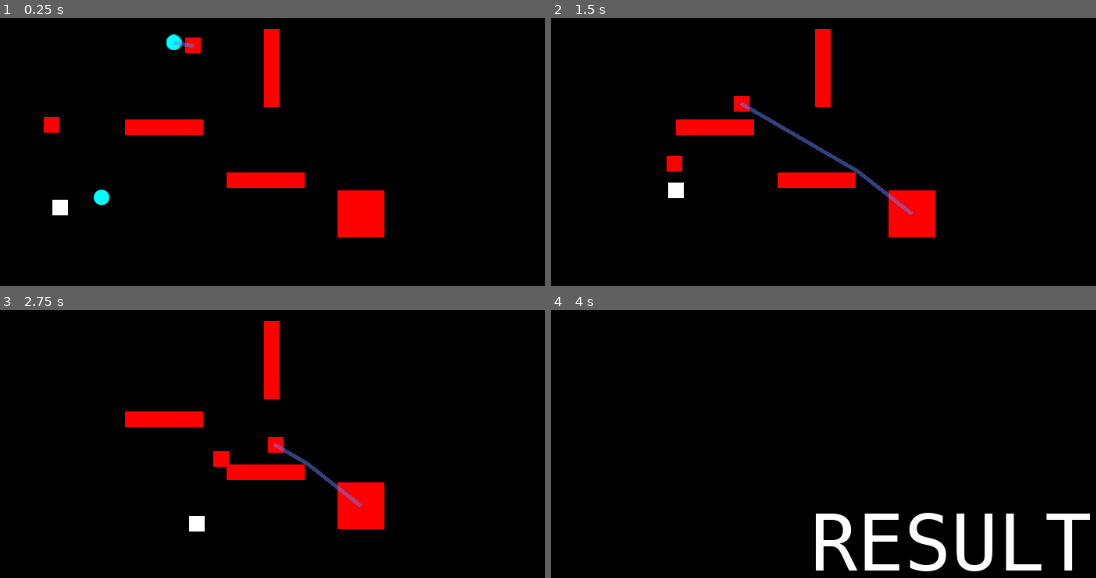
Above: before the commit, frames 1-4 (two rows, left to right).
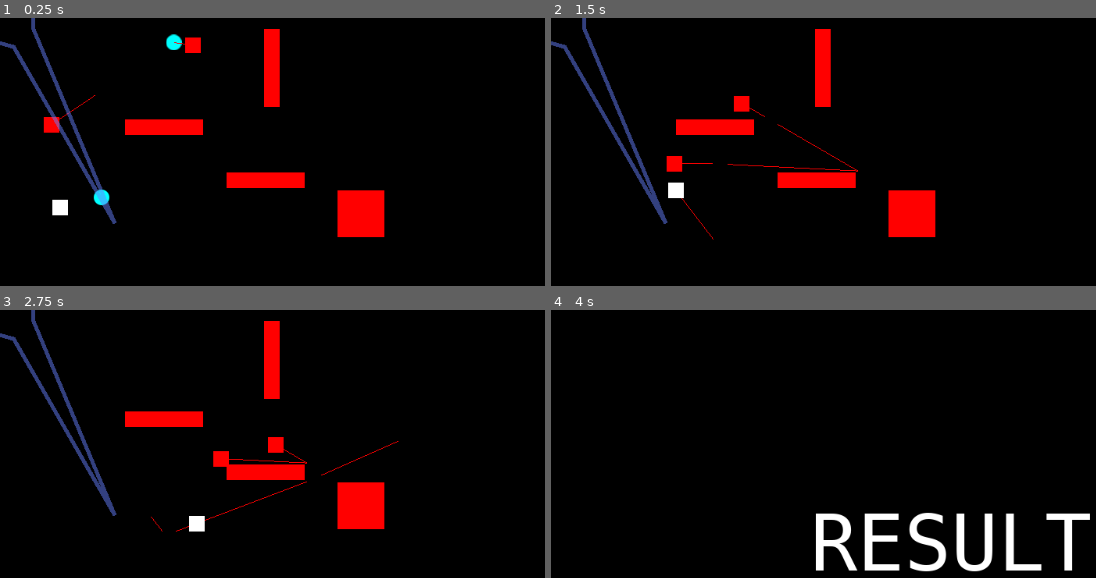
Above: after the commit, the same moments.

Repository: hsandt/bot-competition
Game: Godot game, scene res://Scenes/Arena.tscn
The game is run twice, just before and just after one commit, with the same random seed, the same clock (stepped at 60 frames per second) and the same inputs.
Inputs (mouse positions are in pixels of both pictures, inside the frame that each line leads up to):
- Up to frame 1 (0.25 s): no input
- Up to frame 2 (1.5 s): move the mouse to (outside the picture) at 0.52 s; press the mouse at (outside the picture) at 0.53 s; hold Right (ui_right) 0.53-1.28 s; move the mouse to (790, 275) at 1.27 s; release the mouse at (790, 275) at 1.28 s; hold Down (ui_down) from 1.28 s (still down); click (790, 275) at 1.35 s
- Up to frame 3 (2.75 s): move the mouse to (479, 441) at 2.02 s; release Down (ui_down) at 2.03 s; press the mouse at (479, 441) at 2.03 s; hold Right (ui_right) from 2.03 s (still down)
- Up to frame 4 (4 s): move the mouse to (outside the picture) at 2.77 s; release Right (ui_right) at 2.78 s; release the mouse at (outside the picture) at 2.78 s; hold Up (ui_up) 2.78-3.53 s; click (outside the picture) at 2.85 s; move the mouse to (outside the picture) at 3.52 s; press the mouse at (outside the picture) at 3.53 s; hold Left (ui_left) from 3.53 s (still down)

The runs differ from the first frame. In frame 1, 1.4% of the frame differs, in the area x 0-36%, y 0-77%; in frame 2, 2.1%, in the area x 0-67%, y 0-83%; in frame 3, 1.9%; in frame 4, nothing differs.

Commit message:
[PATH] Debug render path with draw_multiline instead of Line2D (lighter)

Diff:
--- a/Scenes/Arena.tscn
+++ b/Scenes/Arena.tscn
@@ -123,3 +123,7 @@
 
 [node name="AICharacter2" parent="." instance=ExtResource( 8 )]
 position = Vector2( 271.374, 38.3279 )
+
+[node name="OriginLineDrawer" type="Node2D" parent="." groups=[
+"line_drawer",
+]]
--- a/Scripts/Character.gd
+++ b/Scripts/Character.gd
@@ -10,7 +10,7 @@
 export var speed = 100.0
 
 # Current navigation path
-var path : Array = []
+var path : PoolVector2Array = []
 
 # Should the character move on the path now?
 var moving : = false
@@ -18,12 +18,16 @@
 # Current distance on path, from start to end point
 var current_distance : float = 0.0
 
+# Candidate for generic helper function (could be static, but need to get root somewhat)
+func get_single_node_by_tag(tag: String):
+	var group = get_tree().get_nodes_in_group(tag)
+	# will fail when playing Character prefab scene alone, don't do that!
+	assert(not group.empty())
+	return group[0]
+
 func _ready():
-	var navigation_group = get_tree().get_nodes_in_group("navigation")
 	# will fail when playing Character prefab scene alone, don't do that!
-	assert(not navigation_group.empty())
-	navigation2D = navigation_group[0]
-	# FIXME: support multiple characters by providing multiple debug lines
+	navigation2D = get_single_node_by_tag("navigation")
 	line_2D = navigation2D.get_node("Line2D")
 
 	# for some reason, adding node to root doesn't work,
@@ -45,8 +49,11 @@
 		if reached_end:
 			# last point reached, stop moving and clear path
 			moving = false
-			path.clear()
+			path.resize(0)  # like Array.clear, but for PoolVector2Array
 			update_debug_line()
+
+		# Call _draw
+		update()
 
 func start_move_to(target_position):
 	"""Compute a path to a new target position and start moving"""
@@ -87,15 +94,27 @@
 	return [path[-1], true]
 
 func update_debug_line():
-	line_2D.points = path
-
-	# path is relative, so in case this node is not at the origin, counter the offset
-	for i in range(path.size()):
-		line_2D.points[i] -= navigation2D.global_position
+	pass
+#
+#	line_2D.points = path
+#
+#	# path is relative, so in case this node is not at the origin, counter the offset
+#	for i in range(path.size()):
+#		line_2D.points[i] -= navigation2D.global_position
 
 func pick_palet(palet):
 	print("Pick palet: " + str(palet.name))
 	palet.queue_free()
 
 func _draw():
-	pass
+	# map navigation offset subtraction to copy of path (Pools are passed by value)
+	var offset_path = path
+
+	# new version using just draw_multiline, which is relative to Node2D position
+	# looks like line_drawer.draw_multiline doesn't work despite line_drawer
+	# being at the origin, so we must manually subtract the global position
+	for i in range(len(offset_path)):
+		offset_path[i] -= global_position
+		pass
+
+	draw_multiline(offset_path, Color.red)
